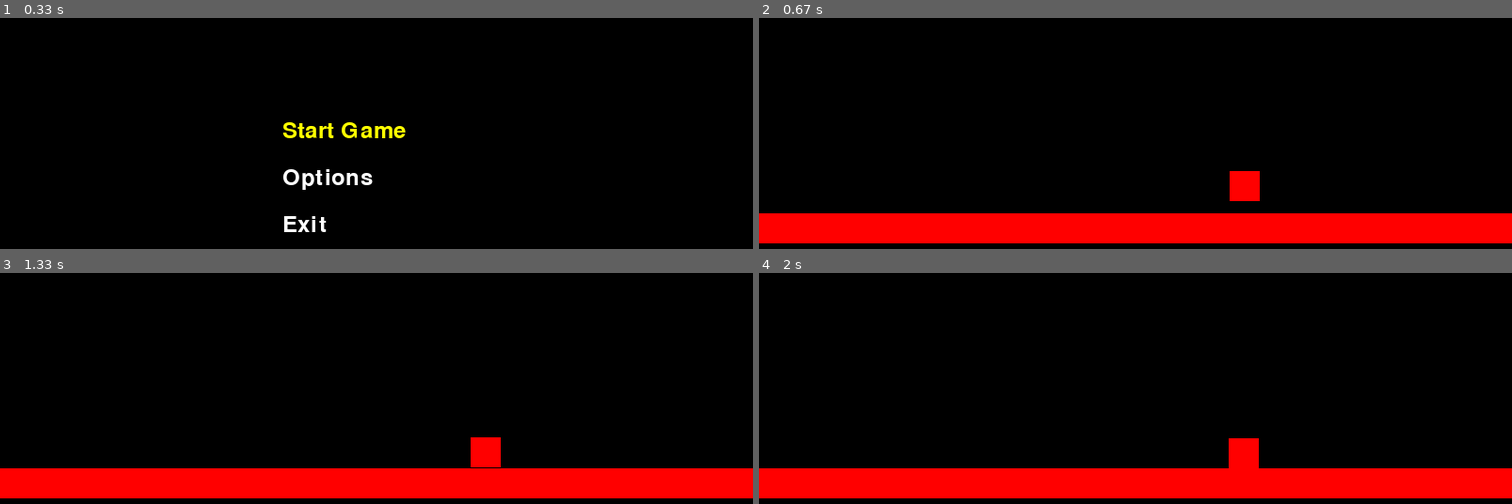
Above: before the commit, frames 1-4 (two rows, left to right).
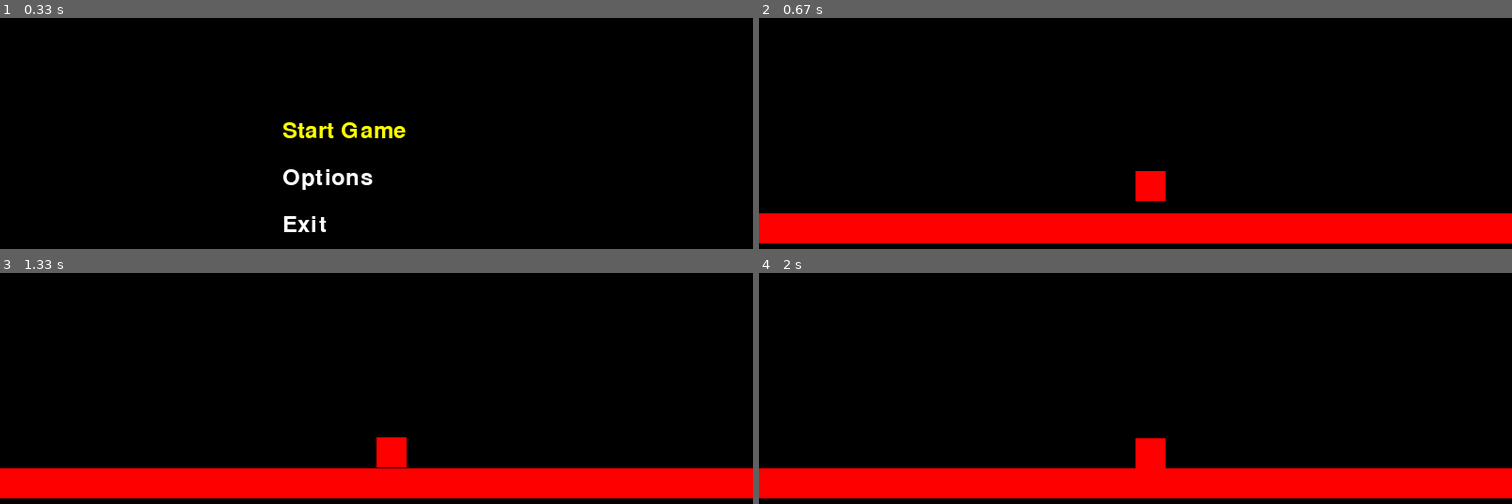
Above: after the commit, the same moments.

Repository: ViniciusKoiti/AgeOfRunner
Game: pygame game, started from main.py
Same seed, same stepped clock (60 frames per second), same inputs: the game is played once before the commit and once after it.
Inputs:
- Up to frame 1 (0.33 s): no input
- Up to frame 2 (0.67 s): tap Backspace at 0.33 s
- Up to frame 3 (1.33 s): tap Space at 0.67, 1 s
- Up to frame 4 (2 s): hold Left 1.33-1.8 s

Frame 1 is identical in both runs. In frame 2, 1.0% of the frame differs, in the area x 50-67%, y 66-80%; in frame 3, 1.0%; in frame 4, 1.0%.

Commit message:
Parcialmente os CAMERA

Diff:
--- /dev/null
+++ b/domain/entity/camera.py
@@ -0,0 +1,31 @@
+from domain.physics.vector2D import Vector2D
+
+class Camera:
+    def __init__(self, viewport_width: int, viewport_height: int, world_bounds: tuple):
+        self.viewport_width = viewport_width
+        self.viewport_height = viewport_height
+        self.world_x = 0
+        self.world_y = 0
+        self.world_bounds = world_bounds  # (min_x, min_y, max_x, max_y)
+
+    def follow(self, target_position: Vector2D):
+        self.world_x = target_position.x - (self.viewport_width / 2)
+        self.world_y = target_position.y - (self.viewport_height / 2)
+
+        self.world_x = max(self.world_bounds[0],
+                          min(self.world_x,
+                              self.world_bounds[2] - self.viewport_width))
+        self.world_y = max(self.world_bounds[1],
+                          min(self.world_y,
+                              self.world_bounds[3] - self.viewport_height))
+
+    def world_to_screen(self, world_pos: Vector2D) -> Vector2D:
+        screen_x = world_pos.x - self.world_x
+        screen_y = world_pos.y - self.world_y
+        return Vector2D(screen_x, screen_y)
+
+    def is_in_view(self, position: Vector2D, width: float, height: float) -> bool:
+        return (position.x + width >= self.world_x and
+                position.x <= self.world_x + self.viewport_width and
+                position.y + height >= self.world_y and
+                position.y <= self.world_y + self.viewport_height)
--- a/domain/entity/game_object.py
+++ b/domain/entity/game_object.py
@@ -50,3 +50,9 @@
             renderer.draw_sprite(self.sprite, self.position)
         else:
             renderer.draw_rect(self.position, self.size, (255, 0, 0))
+
+    def render_at_position(self, renderer: RendererPort, screen_pos: Vector2D):
+        if self.sprite:
+            renderer.draw_sprite(self.sprite, screen_pos)
+        else:
+            renderer.draw_rect(screen_pos, self.size, (255, 0, 0))
--- a/domain/entity/player.py
+++ b/domain/entity/player.py
@@ -23,8 +23,7 @@
             self.can_toggle_gravity = True
 
             current_vel = self.velocity
-            friction_factor = 0.8
-            self.velocity = Vector2D(current_vel.x * friction_factor, current_vel.y)
+            self.velocity = Vector2D(current_vel.x, current_vel.y)
 
             if abs(self.velocity.x) > 10:
                 self.current_animation = "run"
--- a/domain/game.py
+++ b/domain/game.py
@@ -1,4 +1,5 @@
 from typing import List
+from domain.entity.camera import Camera
 from domain.entity.ground_segment import GroundSegment
 from domain.menu import Menu
 from domain.entity.player import Player
@@ -9,6 +10,8 @@
 from ports.event_port import EventPort
 from ports.renderer_port import RendererPort
 from ports.physics_port import PhysicsPort
+
+WORLD_BOUNDS = (0, 0, 3000, 1000)
 
 class Game:
     def __init__(self,
@@ -22,6 +25,7 @@
         self.physics = physics  # Nova porta de física
         self.state = GameState.MENU
         self.game_objects: List[GameObject] = []
+        self.camera = Camera(800, 600, WORLD_BOUNDS)
         self.menu = self.create_menu()
 
     def create_menu(self) -> Menu:
@@ -32,7 +36,6 @@
         return menu
 
     def init_game_objects(self):
-        # Passa a porta de física para os objetos
         player = Player(
             physics=self.physics,
             position=Vector2D(500, 250)
@@ -75,9 +78,17 @@
     def update(self):
         delta_time = self.clock.get_delta_time()
 
+        for obj in self.game_objects:
+            obj.update(delta_time)
+
         if self.state == GameState.PLAYING:
             self.physics.update(delta_time)
+            for obj in self.game_objects:
+                if isinstance(obj, Player):
+                    self.camera.follow(obj.position)
+                    break
 
+        self.renderer.present()
 
 
     def render(self):
@@ -87,7 +98,9 @@
             self.menu.render()
         elif self.state == GameState.PLAYING:
             for obj in self.game_objects:
-                obj.render(self.renderer)
+                if self.camera.is_in_view(obj.position, obj.size[0], obj.size[1]):
+                    screen_pos = self.camera.world_to_screen(obj.position)
+                    obj.render_at_position(self.renderer, screen_pos)
 
         self.renderer.present()
 
